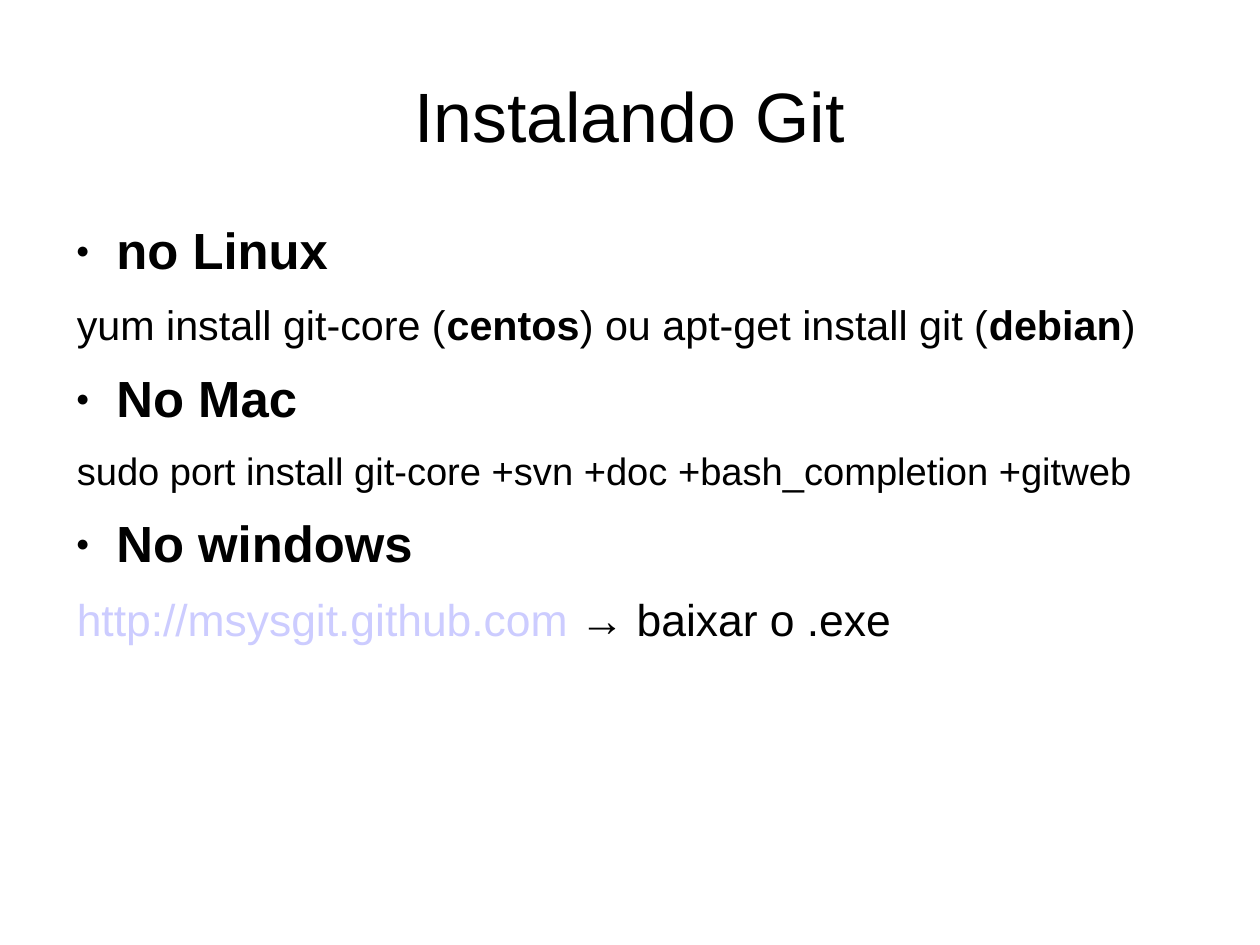
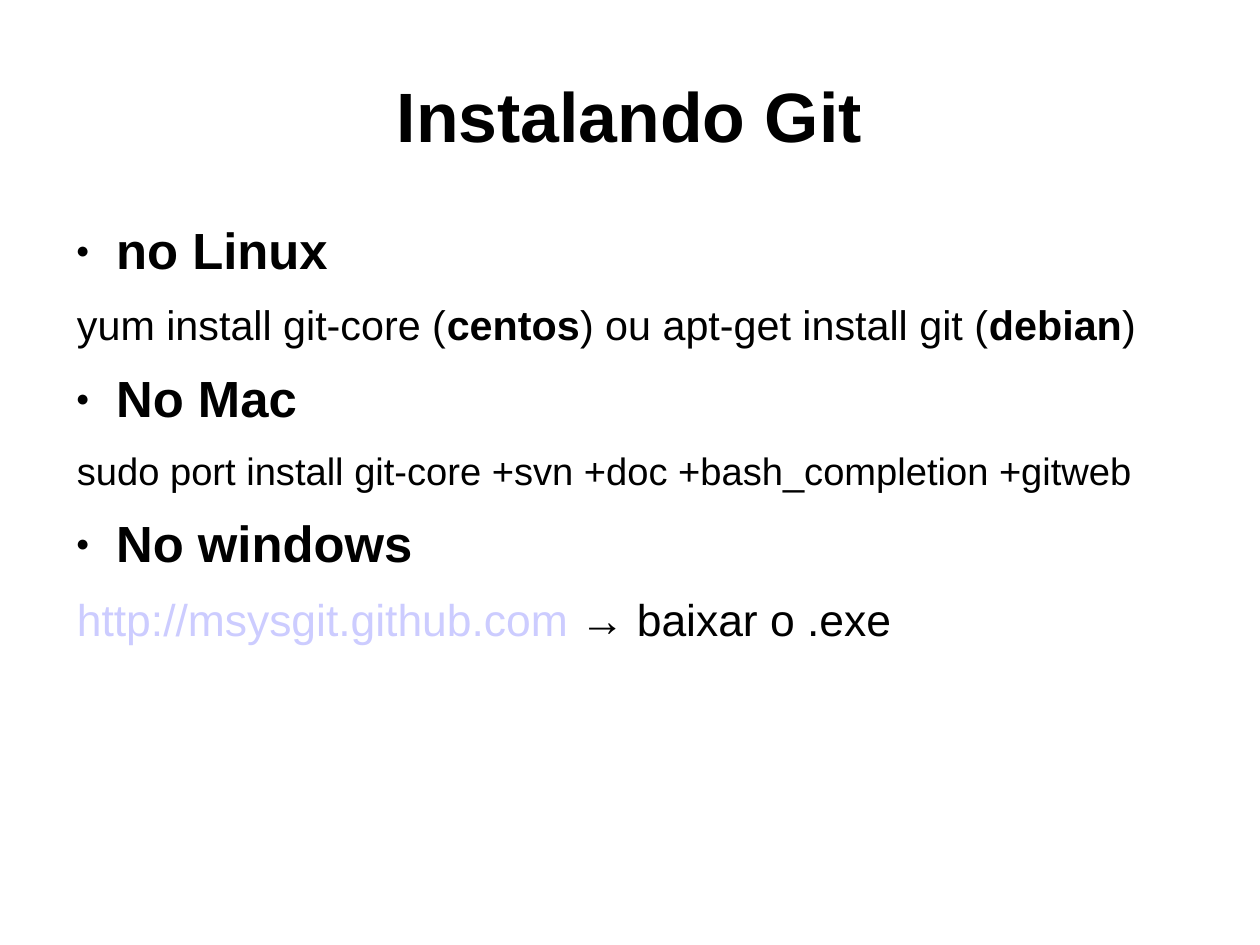
Before and after one commit to fcoedilson/engsoft, a slide deck: slide 18 of apresentacao_git_fa7_eng_soft/apresentacao_git_edilson_fa7.ppt (slide 17 before the commit). Drawn at 1260x945 pixels with LibreOffice and Linux fonts; fonts in the diff are those of the drawing. Boxes give left, top, right and bottom in pixels: in the first picture for what was removed or moved away, otherwise in the second. Text is boxed around its words. In the diff, an @@ line names an element or a change of style, - is before the commit and + after.

```diff
--- a/apresentacao_git_fa7_eng_soft/apresentacao_git_edilson_fa7.ppt
+++ b/apresentacao_git_fa7_eng_soft/apresentacao_git_edilson_fa7.ppt
@@ title "Instalando Git" at bbox=[397, 91, 862, 143]: bold on @@
```
Also in this commit, not shown: 5 other slides changed, 2 slides added, 2 other files.
